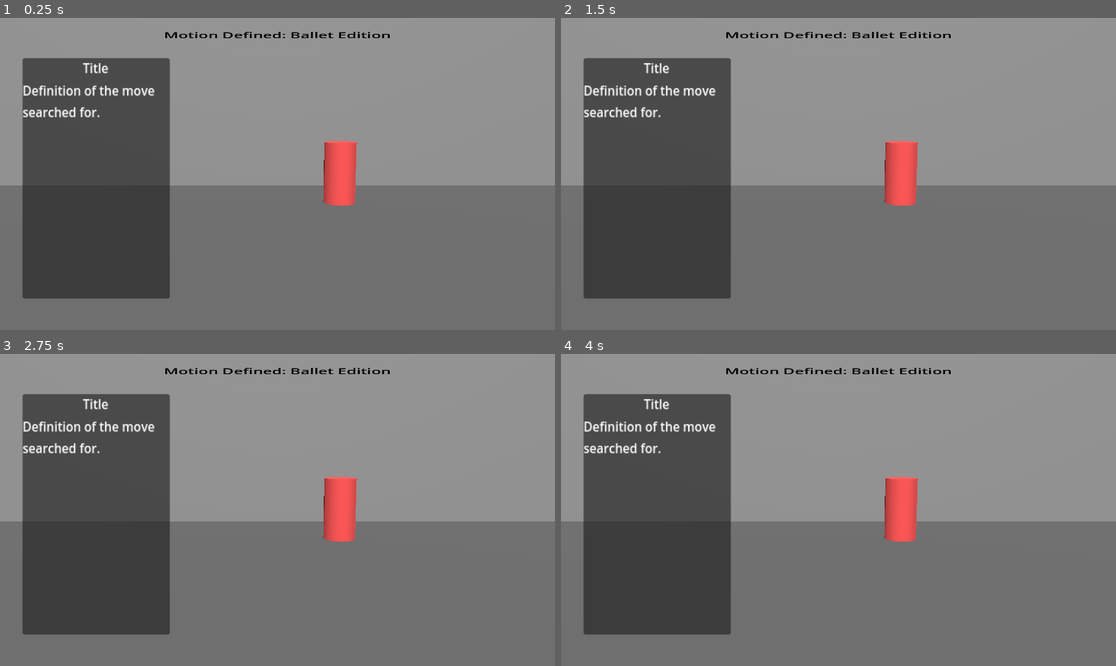
Above: before the commit, frames 1-4 (two rows, left to right).
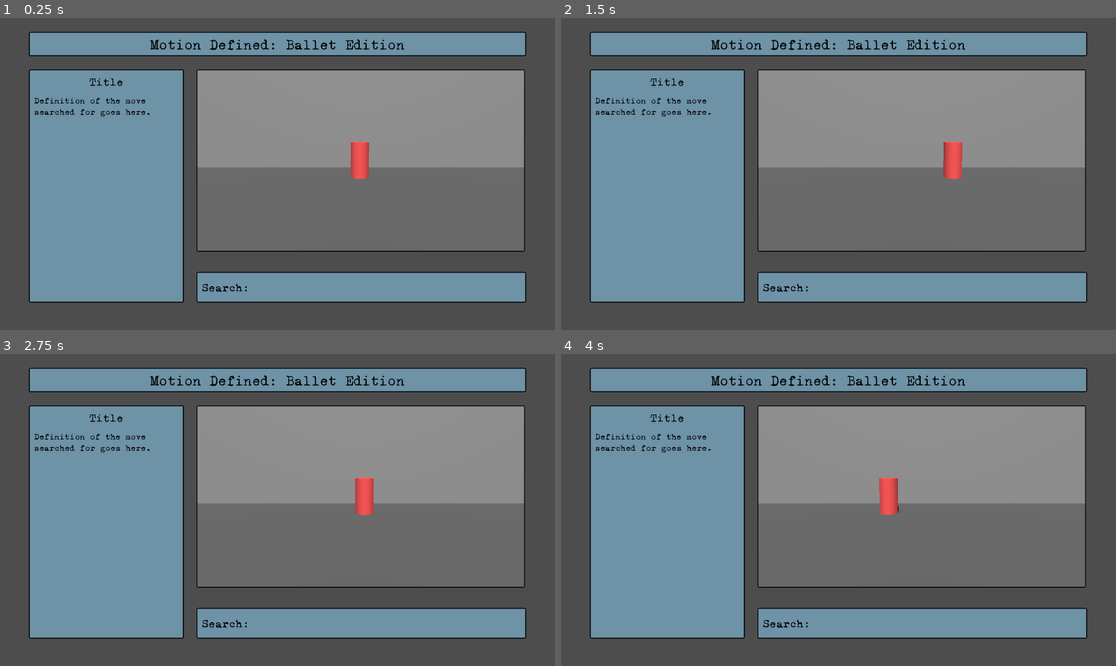
Above: after the commit, the same moments.

Repository: Makarose/Motion-Defined-Ballet-Edition
Game: Godot game, scene res://Scenes/main_scene.tscn
The game is run twice, just before and just after one commit, with the same random seed, the same clock (stepped at 60 frames per second) and the same inputs. Before the commit the project starts from res://Scenes/main.tscn.
Inputs:
- Up to frame 1 (0.25 s): no input
- Up to frame 2 (1.5 s): no input
- Up to frame 3 (2.75 s): no input
- Up to frame 4 (4 s): no input

The runs differ from the first frame. In frame 1, 69% of the frame differs, in the area x 0-100%, y 0-100%; in frame 2, 69%; in frame 3, 69%; in frame 4, 69%.

Commit message:
Basic layout, theme created, test animation scene put in viewport.

Diff:
--- a/Scenes/UI.tscn
+++ /dev/null
@@ -1,53 +0,0 @@
-[gd_scene load_steps=3 format=3 uid="uid://crbl3op3bapp6"]
-
-[sub_resource type="StyleBoxEmpty" id="StyleBoxEmpty_qasxl"]
-
-[sub_resource type="LabelSettings" id="LabelSettings_scrkw"]
-font_size = 40
-font_color = Color(0, 0, 0, 1)
-
-[node name="Control" type="Control"]
-layout_mode = 3
-anchors_preset = 15
-anchor_right = 1.0
-anchor_bottom = 1.0
-grow_horizontal = 2
-grow_vertical = 2
-
-[node name="CanvasLayer" type="CanvasLayer" parent="."]
-
-[node name="MainTitle" type="PanelContainer" parent="CanvasLayer"]
-offset_left = 567.0
-offset_top = -45.0
-offset_right = 1144.0
-offset_bottom = 244.0
-scale = Vector2(1.36, 0.72)
-theme_override_styles/panel = SubResource("StyleBoxEmpty_qasxl")
-
-[node name="Title" type="Label" parent="CanvasLayer/MainTitle"]
-layout_mode = 2
-text = "Motion Defined: Ballet Edition"
-label_settings = SubResource("LabelSettings_scrkw")
-horizontal_alignment = 1
-
-[node name="Definitions" type="PanelContainer" parent="CanvasLayer"]
-offset_left = 78.0
-offset_top = 139.0
-offset_right = 271.0
-offset_bottom = 428.0
-scale = Vector2(2.64, 2.88)
-
-[node name="VBoxContainer" type="VBoxContainer" parent="CanvasLayer/Definitions"]
-layout_mode = 2
-size_flags_stretch_ratio = 0.0
-
-[node name="Title" type="Label" parent="CanvasLayer/Definitions/VBoxContainer"]
-layout_mode = 2
-theme_override_constants/line_spacing = 0
-text = "Title"
-horizontal_alignment = 1
-
-[node name="Text" type="Label" parent="CanvasLayer/Definitions/VBoxContainer"]
-layout_mode = 2
-text = "Definition of the move searched for. "
-autowrap_mode = 2
--- a/Scenes/main.tscn
+++ b/Scenes/dancer_scene.tscn
@@ -1,6 +1,17 @@
-[gd_scene load_steps=6 format=3 uid="uid://cln35bqs21un4"]
+[gd_scene load_steps=11 format=3 uid="uid://cln35bqs21un4"]
 
-[ext_resource type="PackedScene" uid="uid://crbl3op3bapp6" path="res://Scenes/UI.tscn" id="1_d8f8u"]
+[sub_resource type="ProceduralSkyMaterial" id="ProceduralSkyMaterial_wh1t5"]
+sky_horizon_color = Color(0.64625, 0.65575, 0.67075, 1)
+ground_horizon_color = Color(0.64625, 0.65575, 0.67075, 1)
+
+[sub_resource type="Sky" id="Sky_cegqf"]
+sky_material = SubResource("ProceduralSkyMaterial_wh1t5")
+
+[sub_resource type="Environment" id="Environment_o85u1"]
+background_mode = 2
+sky = SubResource("Sky_cegqf")
+tonemap_mode = 2
+glow_enabled = true
 
 [sub_resource type="Environment" id="Environment_fuuef"]
 
@@ -11,9 +22,47 @@
 
 [sub_resource type="QuadMesh" id="QuadMesh_a87ou"]
 
-[node name="Main" type="Node3D"]
+[sub_resource type="Animation" id="Animation_bytrn"]
+length = 0.001
+tracks/0/type = "value"
+tracks/0/imported = false
+tracks/0/enabled = true
+tracks/0/path = NodePath("BlockerDancer:position")
+tracks/0/interp = 1
+tracks/0/loop_wrap = true
+tracks/0/keys = {
+"times": PackedFloat32Array(0),
+"transitions": PackedFloat32Array(1),
+"update": 0,
+"values": [Vector3(4.30132, 0.192564, -1.99192)]
+}
 
-[node name="Control" parent="." instance=ExtResource("1_d8f8u")]
+[sub_resource type="Animation" id="Animation_4qif1"]
+resource_name = "cylinder"
+loop_mode = 1
+tracks/0/type = "value"
+tracks/0/imported = false
+tracks/0/enabled = true
+tracks/0/path = NodePath("BlockerDancer:position")
+tracks/0/interp = 1
+tracks/0/loop_wrap = true
+tracks/0/keys = {
+"times": PackedFloat32Array(0, 0.533333, 1),
+"transitions": PackedFloat32Array(1, 1, 1),
+"update": 0,
+"values": [Vector3(3.50599, 0.192564, -1.99192), Vector3(4.30132, 0.192564, -1.99192), Vector3(3.50599, 0.192564, -1.99192)]
+}
+
+[sub_resource type="AnimationLibrary" id="AnimationLibrary_6lit8"]
+_data = {
+"RESET": SubResource("Animation_bytrn"),
+"cylinder": SubResource("Animation_4qif1")
+}
+
+[node name="DancerScene" type="Node3D"]
+
+[node name="WorldEnvironment" type="WorldEnvironment" parent="."]
+environment = SubResource("Environment_o85u1")
 
 [node name="Camera3D" type="Camera3D" parent="."]
 transform = Transform3D(1, 0, 0, 0, 0.990193, 0.139709, 0, -0.139709, 0.990193, 3.88979, 0.558878, 0.609345)
@@ -21,7 +70,7 @@
 fov = 43.724
 
 [node name="BlockerDancer" type="MeshInstance3D" parent="."]
-transform = Transform3D(0.213036, 0, 0, 0, 0.214387, 0, 0, 0, 0.244817, 4.31016, 0.192564, -1.99192)
+transform = Transform3D(0.213036, 0, 0, 0, 0.214387, 0, 0, 0, 0.244817, 4.30132, 0.192564, -1.99192)
 mesh = SubResource("CylinderMesh_q85hf")
 skeleton = NodePath("")
 surface_material_override/0 = SubResource("StandardMaterial3D_7eohw")
@@ -50,3 +99,9 @@
 
 [node name="DirectionalLight3D" type="DirectionalLight3D" parent="."]
 transform = Transform3D(1, 0, 0, 0, 0.875228, 0.48371, 0, -0.48371, 0.875228, 4.05467, 2.60954, 3.92184)
+
+[node name="AnimationPlayer" type="AnimationPlayer" parent="."]
+libraries = {
+"": SubResource("AnimationLibrary_6lit8")
+}
+autoplay = "cylinder"
--- /dev/null
+++ b/Scenes/main_scene.tscn
@@ -0,0 +1,39 @@
+[gd_scene load_steps=5 format=3 uid="uid://dyr2srv21e1ql"]
+
+[ext_resource type="PackedScene" uid="uid://crbl3op3bapp6" path="res://Scenes/ui_scene.tscn" id="1_fnjpc"]
+[ext_resource type="PackedScene" uid="uid://cln35bqs21un4" path="res://Scenes/dancer_scene.tscn" id="2_2ww8a"]
+[ext_resource type="Theme" uid="uid://bwkglkrll8mi0" path="res://ballet_theme.tres" id="2_j3esb"]
+
+[sub_resource type="ViewportTexture" id="ViewportTexture_23plj"]
+viewport_path = NodePath("DancerViewport")
+
+[node name="MainScene" type="Node2D"]
+metadata/_edit_vertical_guides_ = [683.0, 1817.0]
+metadata/_edit_horizontal_guides_ = [181.0]
+
+[node name="UI" parent="." instance=ExtResource("1_fnjpc")]
+
+[node name="PanelContainer" type="PanelContainer" parent="UI"]
+show_behind_parent = true
+layout_mode = 0
+offset_left = 680.0
+offset_top = 178.0
+offset_right = 1816.0
+offset_bottom = 809.0
+theme = ExtResource("2_j3esb")
+
+[node name="TextureRect" type="TextureRect" parent="UI/PanelContainer"]
+custom_minimum_size = Vector2(1130, 625)
+layout_mode = 2
+size_flags_horizontal = 4
+size_flags_vertical = 4
+theme = ExtResource("2_j3esb")
+texture = SubResource("ViewportTexture_23plj")
+stretch_mode = 5
+
+[node name="DancerViewport" type="SubViewport" parent="."]
+transparent_bg = true
+size = Vector2i(1130, 625)
+render_target_update_mode = 4
+
+[node name="DancerScene" parent="DancerViewport" instance=ExtResource("2_2ww8a")]
--- /dev/null
+++ b/Scenes/ui_scene.tscn
@@ -0,0 +1,118 @@
+[gd_scene load_steps=3 format=3 uid="uid://crbl3op3bapp6"]
+
+[ext_resource type="Theme" uid="uid://bwkglkrll8mi0" path="res://ballet_theme.tres" id="1_rnxuq"]
+
+[sub_resource type="LabelSettings" id="LabelSettings_scrkw"]
+line_spacing = 5.0
+font_size = 50
+font_color = Color(0, 0, 0, 1)
+
+[node name="UI" type="Control"]
+layout_mode = 3
+anchors_preset = 15
+anchor_right = 1.0
+anchor_bottom = 1.0
+grow_horizontal = 2
+grow_vertical = 2
+metadata/_edit_vertical_guides_ = [1817.0, 538.0]
+metadata/_edit_horizontal_guides_ = [982.0]
+
+[node name="CanvasLayer" type="CanvasLayer" parent="."]
+
+[node name="MainTitle" type="PanelContainer" parent="CanvasLayer"]
+anchors_preset = 1
+anchor_left = 1.0
+anchor_right = 1.0
+offset_left = -1820.0
+offset_top = 48.0
+offset_right = -100.0
+offset_bottom = 128.0
+grow_horizontal = 0
+theme = ExtResource("1_rnxuq")
+
+[node name="MarginContainerTitle" type="MarginContainer" parent="CanvasLayer/MainTitle"]
+layout_mode = 2
+theme_override_constants/margin_left = 10
+theme_override_constants/margin_top = 10
+theme_override_constants/margin_right = 10
+theme_override_constants/margin_bottom = 10
+
+[node name="Title" type="Label" parent="CanvasLayer/MainTitle/MarginContainerTitle"]
+layout_mode = 2
+text = "Motion Defined: Ballet Edition"
+label_settings = SubResource("LabelSettings_scrkw")
+horizontal_alignment = 1
+
+[node name="Definitions" type="PanelContainer" parent="CanvasLayer"]
+offset_left = 100.0
+offset_top = 178.0
+offset_right = 600.0
+offset_bottom = 978.0
+size_flags_stretch_ratio = 0.0
+theme = ExtResource("1_rnxuq")
+
+[node name="MarginContainerTextMain" type="MarginContainer" parent="CanvasLayer/Definitions"]
+layout_mode = 2
+theme_override_constants/margin_left = 10
+theme_override_constants/margin_top = 10
+theme_override_constants/margin_right = 10
+theme_override_constants/margin_bottom = 10
+
+[node name="VBoxContainer" type="VBoxContainer" parent="CanvasLayer/Definitions/MarginContainerTextMain"]
+layout_mode = 2
+
+[node name="MarginContainerTitle" type="MarginContainer" parent="CanvasLayer/Definitions/MarginContainerTextMain/VBoxContainer"]
+layout_mode = 2
+theme_override_constants/margin_left = 5
+theme_override_constants/margin_top = 5
+theme_override_constants/margin_right = 5
+theme_override_constants/margin_bottom = 5
+
+[node name="Title" type="Label" parent="CanvasLayer/Definitions/MarginContainerTextMain/VBoxContainer/MarginContainerTitle"]
+custom_minimum_size = Vector2(500, 0)
+layout_mode = 2
+theme = ExtResource("1_rnxuq")
+theme_type_variation = &"HeaderLarge"
+theme_override_constants/line_spacing = 0
+text = "Title"
+horizontal_alignment = 1
+
+[node name="MarginContainerText" type="MarginContainer" parent="CanvasLayer/Definitions/MarginContainerTextMain/VBoxContainer"]
+layout_mode = 2
+theme_override_constants/margin_left = 5
+theme_override_constants/margin_top = 15
+theme_override_constants/margin_right = 5
+theme_override_constants/margin_bottom = 5
+
+[node name="Text" type="Label" parent="CanvasLayer/Definitions/MarginContainerTextMain/VBoxContainer/MarginContainerText"]
+custom_minimum_size = Vector2(500, 700)
+layout_mode = 2
+theme = ExtResource("1_rnxuq")
+text = "Definition of the move searched for goes here."
+autowrap_mode = 2
+justification_flags = 161
+
+[node name="Search" type="PanelContainer" parent="CanvasLayer"]
+offset_left = 680.0
+offset_top = 879.0
+offset_right = 1820.0
+offset_bottom = 985.0
+size_flags_stretch_ratio = 0.0
+theme = ExtResource("1_rnxuq")
+
+[node name="MarginContainerText" type="MarginContainer" parent="CanvasLayer/Search"]
+layout_mode = 2
+theme_override_constants/margin_left = 15
+theme_override_constants/margin_top = 5
+theme_override_constants/margin_right = 5
+theme_override_constants/margin_bottom = 5
+
+[node name="Text" type="Label" parent="CanvasLayer/Search/MarginContainerText"]
+custom_minimum_size = Vector2(500, 80)
+layout_mode = 2
+theme = ExtResource("1_rnxuq")
+theme_type_variation = &"HeaderLarge"
+text = "Search:"
+vertical_alignment = 1
+autowrap_mode = 2
+justification_flags = 161
--- /dev/null
+++ b/ballet_theme.tres
@@ -0,0 +1,22 @@
+[gd_resource type="Theme" load_steps=3 format=3 uid="uid://bwkglkrll8mi0"]
+
+[ext_resource type="FontFile" uid="uid://dad288bvgy4nc" path="res://XTypewriter-Regular.ttf" id="1_c071d"]
+
+[sub_resource type="StyleBoxFlat" id="StyleBoxFlat_2sd4j"]
+bg_color = Color(0.4544, 0.62054, 0.71, 0.85098)
+border_width_left = 3
+border_width_top = 3
+border_width_right = 3
+border_width_bottom = 3
+border_color = Color(0, 0, 0, 1)
+corner_radius_top_left = 5
+corner_radius_top_right = 5
+corner_radius_bottom_right = 5
+corner_radius_bottom_left = 5
+
+[resource]
+HeaderLarge/font_sizes/font_size = 40
+Label/colors/font_color = Color(0, 0, 0, 1)
+Label/font_sizes/font_size = 30
+Label/fonts/font = ExtResource("1_c071d")
+PanelContainer/styles/panel = SubResource("StyleBoxFlat_2sd4j")
--- a/project.godot
+++ b/project.godot
@@ -11,7 +11,7 @@
 [application]
 
 config/name="Motion Defined Ballet Edition"
-run/main_scene="res://Scenes/main.tscn"
+run/main_scene="res://Scenes/main_scene.tscn"
 config/features=PackedStringArray("4.3", "Forward Plus")
 config/icon="res://icon.svg"
 
Binary file added: XTypewriter-Bold.ttf
Not shown, added: XTypewriter-Bold.ttf.import
Binary file added: XTypewriter-Regular.ttf
Not shown, added: XTypewriter-Regular.ttf.import
